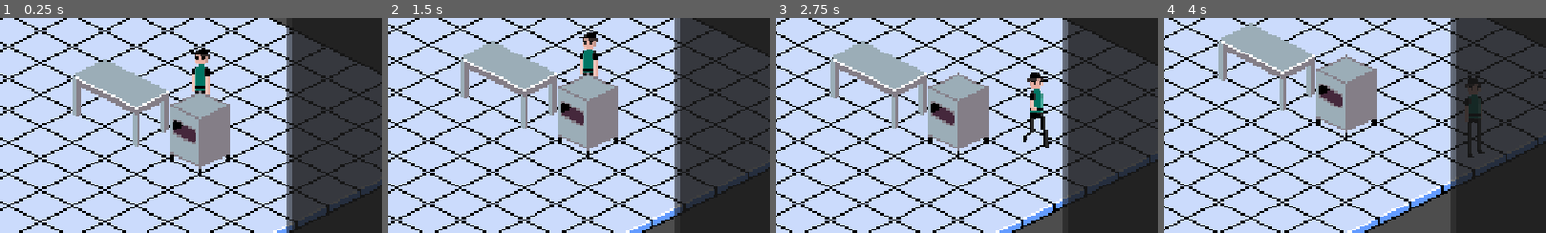
Above: before the commit, frames 1-4 (left to right).
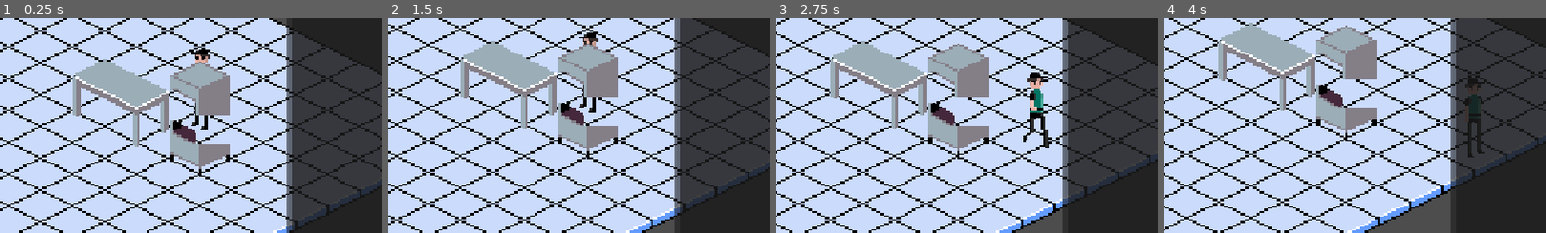
Above: after the commit, the same moments.

Repository: Evil-As-Shit/P-Za
Game: Godot game, scene res://scenes/world/world.tscn
The game is run twice, just before and just after one commit, with the same random seed, the same clock (stepped at 60 frames per second) and the same inputs.
Inputs (mouse positions are % of the whole screen's width and height, from its top left):
- Up to frame 1 (0.25 s): no input
- Up to frame 2 (1.5 s): move the mouse to (72, 45) at 0.52 s; tap S (camera_pan_down) at 0.6 s; click (72, 45) at 0.67 s; tap Enter at 1.25 s; drag from (30, 55) to (45, 70) at 1.27 s
- Up to frame 3 (2.75 s): move the mouse to (60, 28) at 2.02 s; tap D (camera_pan_right) at 2.1 s; click (60, 28) at 2.17 s
- Up to frame 4 (4 s): drag from (45, 70) to (20, 35) at 2.77 s; move the mouse to (80, 65) at 3.52 s; tap S (camera_pan_down) at 3.6 s; click (80, 65) at 3.67 s
The pictures show only the part of the screen within x 36-86%, y 20-70%; the shares and areas given below are measured in that part.

The runs differ from the first frame. In frame 1, 4.4% of the frame differs, in the area x 44-61%, y 20-59%; in frame 2, 4.4%; in frame 3, 4.5%, in the area x 39-56%, y 12-51%; in frame 4, 4.5%.

Commit message:
Use split small oven sprite with the pizza in its slot

Diff:
--- a/resources/stations/small_oven.tres
+++ b/resources/stations/small_oven.tres
@@ -5,11 +5,15 @@
 [ext_resource type="Resource" path="res://resources/tasks/bake.tres" id="2_task"]
 [ext_resource type="Texture2D" path="res://Assets/Sprites/Small_Oven.png" id="3_oven"]
 
+[sub_resource type="AtlasTexture" id="AtlasTexture_facing0"]
+atlas = ExtResource("3_oven")
+region = Rect2(0, 64, 32, 64)
+
 [resource]
 script = ExtResource("1_data")
 display_name = "Small Oven"
 task_types = Array[ExtResource("2_task_type")]([ExtResource("2_task")])
 footprint = Vector2i(1, 1)
-facing_textures = Array[Texture2D]([ExtResource("3_oven")])
+facing_textures = Array[Texture2D]([SubResource("AtlasTexture_facing0")])
 work_spot = Vector2i(0, 1)
-item_offset = Vector2(0, -18)
+item_offset = Vector2(0, -17)
Binary file changed: Assets/Sprites/Small_Oven.png
